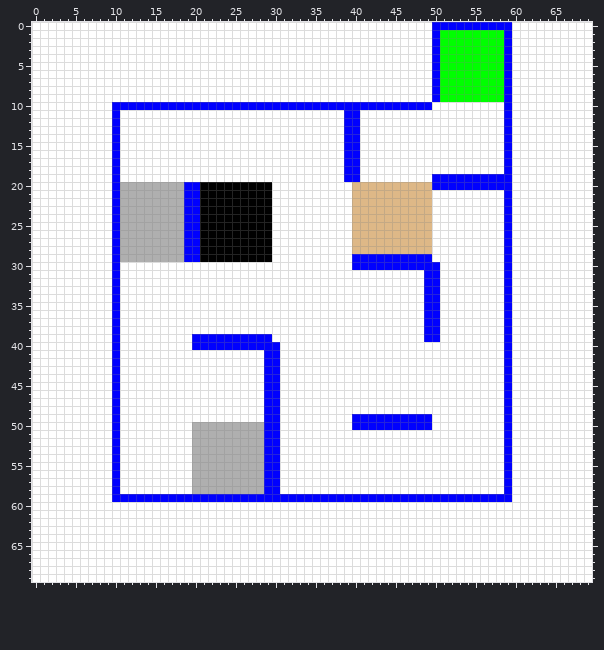
Sprite sheet, stored at generator/map.png. Above: the version before the commit.
The file is 140x140 pixels, drawn in blocks of 2x2; one block is one cell here.
After:
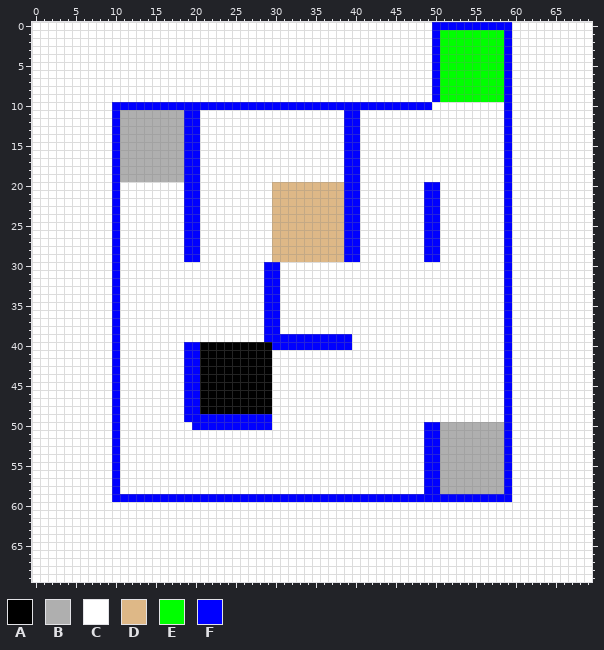
Palette (. is transparent): A #000000  B #afafaf  C #ffffff  D #deb887  E #00ff00  F #0000ff
What changed:
y 11..18: x 11..20 CCCCCCCCCC -> BBBBBBBBFF
y 19: x 11..20 CCCCCCCCCC -> BBBBBBBBFF; x 50..58 FFFFFFFFF -> CCCCCCCCC
y 20: x 11..18 BBBBBBBB -> CCCCCCCC; x 21..49 AAAAAAAAACCCCCCCCCCDDDDDDDDDD -> CCCCCCCCCDDDDDDDDDFFCCCCCCCCF; x 51..58 FFFFFFFF -> CCCCCCCC
y 21..28: x 11..18 BBBBBBBB -> CCCCCCCC; x 21..50 AAAAAAAAACCCCCCCCCCDDDDDDDDDDC -> CCCCCCCCCDDDDDDDDDFFCCCCCCCCFF
y 29: x 11..18 BBBBBBBB -> CCCCCCCC; x 21..39 AAAAAAAAACCCCCCCCCC -> CCCCCCCCCDDDDDDDDDF; x 41..48 FFFFFFFF -> CCCCCCCC; x 50 C -> F
y 30: x 29..30 CC -> FF; x 40..50 FFFFFFFFFFF -> CCCCCCCCCCC
y 31..38: x 29..30 CC -> FF; x 49..50 FF -> CC
y 39: x 20..28 FFFFFFFFF -> CCCCCCCCC; x 30..39 CCCCCCCCCC -> FFFFFFFFFF; x 49..50 FF -> CC
y 40: x 19 C -> F; x 21..29 FFFFFFFFF -> AAAAAAAAA; x 31..39 CCCCCCCCC -> FFFFFFFFF
y 41..48: x 19..30 CCCCCCCCCCFF -> FFAAAAAAAAAC
y 49: x 19..28 CCCCCCCCCC -> FFFFFFFFFF; x 30 F -> C; x 40..49 FFFFFFFFFF -> CCCCCCCCCC
y 50: x 20..28 BBBBBBBBB -> FFFFFFFFF; x 30 F -> C; x 40..48 FFFFFFFFF -> CCCCCCCCC; x 50..58 CCCCCCCCC -> FBBBBBBBB
y 51..58: x 20..30 BBBBBBBBBFF -> CCCCCCCCCCC; x 49..58 CCCCCCCCCC -> FFBBBBBBBB
Where, in picture pixels (left, top, right, bottom), the same in both pictures:
changed: (120, 110, 504, 494)
